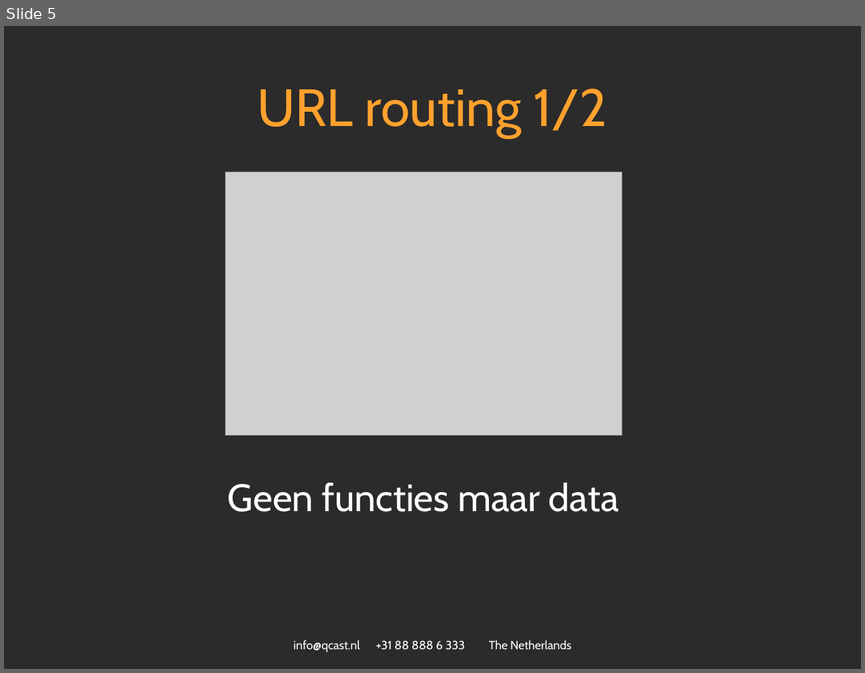
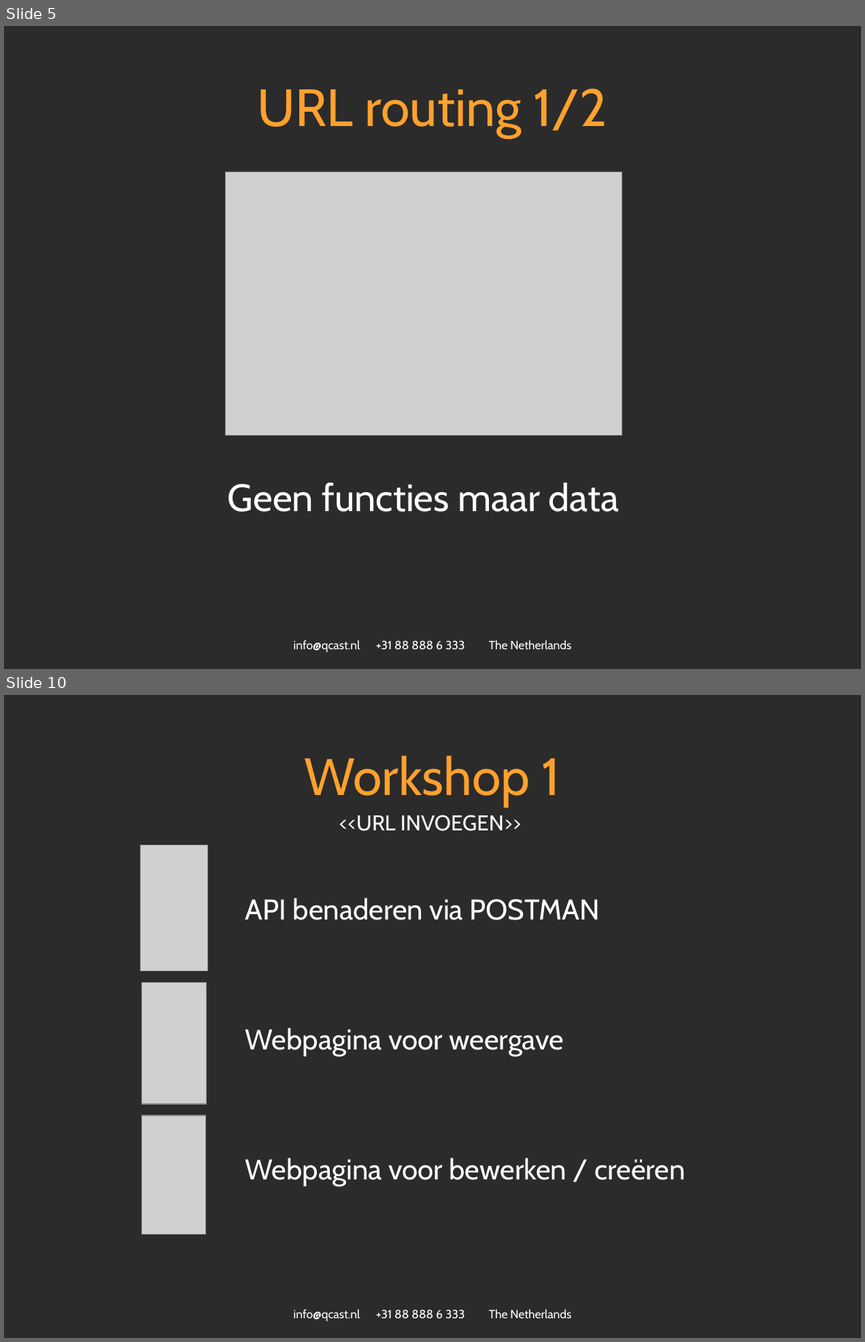
Before and after one commit to spijkerman/dierentuin, a slide deck: API workshop.pptx. Shown one above the other, each under a label of ours: slide 5 before the commit, slides 5 and 10 after it; the slides between them are not shown. The pictures are 865x673 and 865x1342 pixels, drawn with LibreOffice and Linux fonts; fonts in the diff are those of the drawing; grey boxes stand for pictures; background and template pictures are left out; a plain dark background stands for a picture behind light text. Boxes give left, top, right and bottom in pixels: in the first picture for what was removed or moved away, otherwise in the second. Text is boxed around its words. In the diff, an @@ line names an element or a change of style, - is before the commit and + after.

```diff
--- a/API workshop.pptx
+++ b/API workshop.pptx
@@ slide 10 added at [4,695,861,1338], background picture (left out); not listed: 1 template element that a slide beside it also shows @@
@@ title added at [304,756,560,807], 44 pt, text #FFA12D @@
+Workshop 1
@@ text added at [339,815,521,831], 18 pt, text #FFFFFF @@
+<<URL INVOEGEN>>
@@ table added at [47,845,818,949], 3 rows, 2 columns @@
+ | 
+ | 
+ | 
@@ picture added at [140,845,208,971] @@
@@ table added at [237,845,808,1234], 3 rows, 1 columns @@
+API benaderen via POSTMAN
+Webpagina voor weergave
+Webpagina voor bewerken / creëren
@@ picture added at [142,983,207,1104] @@
@@ picture added at [142,1116,205,1235] @@
```
Also in this commit, not shown: 8 slides changed, 2 other slides added, 4 slides removed.
